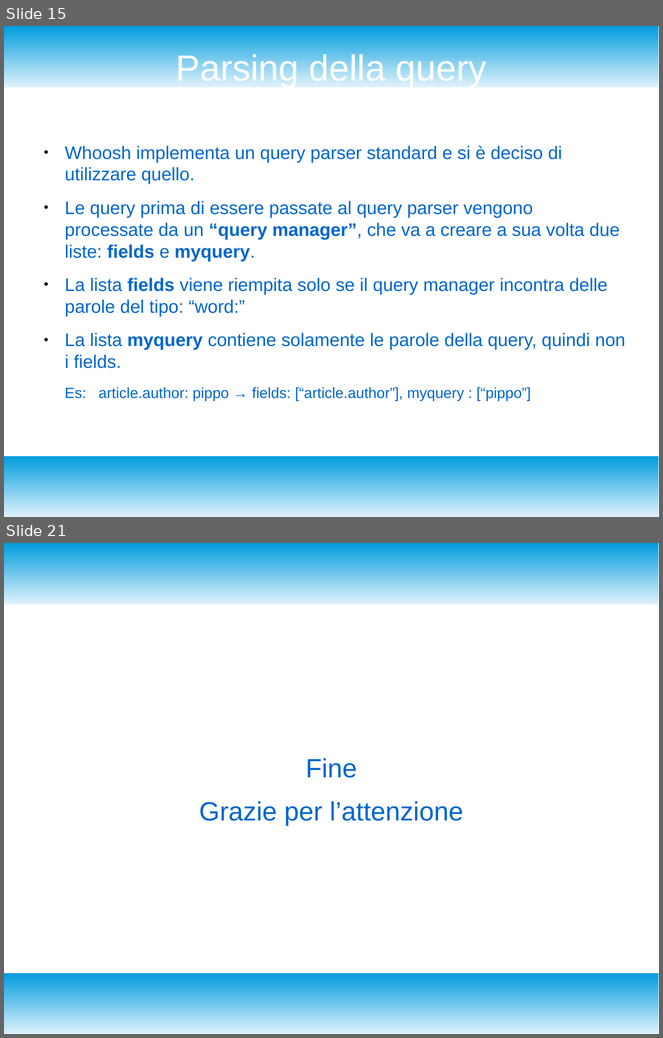
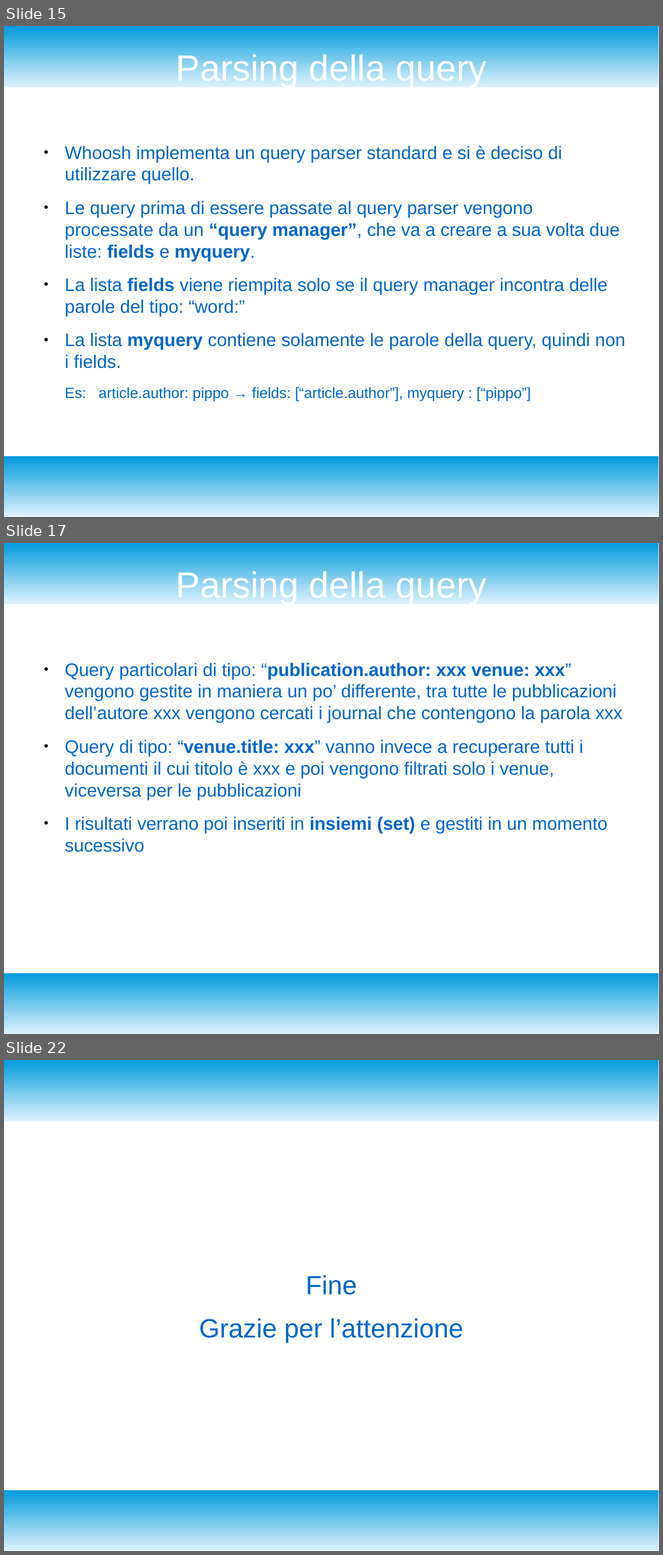
Before and after one commit to enrico404/SearchEngineForDblp, a slide deck: DocDblpSearchEngine.odp. Shown one above the other, each under a label of ours: slides 15 and 21 before the commit, slides 15, 17 and 22 after it; the slides between them are not shown. The pictures are 663x1038 and 663x1555 pixels, drawn with LibreOffice and Linux fonts; fonts in the diff are those of the drawing. Boxes give left, top, right and bottom in pixels: in the first picture for what was removed or moved away, otherwise in the second. Text is boxed around its words. In the diff, an @@ line names an element or a change of style, - is before the commit and + after.

```diff
--- a/DocDblpSearchEngine.odp
+++ b/DocDblpSearchEngine.odp
@@ slide 17 added at <box>4,543,659,1034</box>, background #FFFFFF; not listed: 2 template elements that a slide beside it also shows @@
@@ title added at <box>176,568,487,604</box>, 44 pt, text #FFFFFF @@
+Parsing della query
@@ text added at <box>65,663,623,852</box>, 22 pt, text #0066CC @@
+● Query particolari di tipo: “publication.author: xxx venue: xxx” vengono gestite in maniera un po’ differente, tra tutte le pubblicazioni dell’autore xxx vengono cercati i journal che contengono la parola xxx
+● Query di tipo: “venue.title: xxx” vanno invece a recuperare tutti i documenti il cui titolo è xxx e poi vengono filtrati solo i venue, viceversa per le pubblicazioni
+● I risultati verrano poi inseriti in insiemi (set) e gestiti in un momento sucessivo
@@ what was slide 21 is now slide 22 @@
```
Also in this commit, not shown: 13 slides changed, 1 other file.
